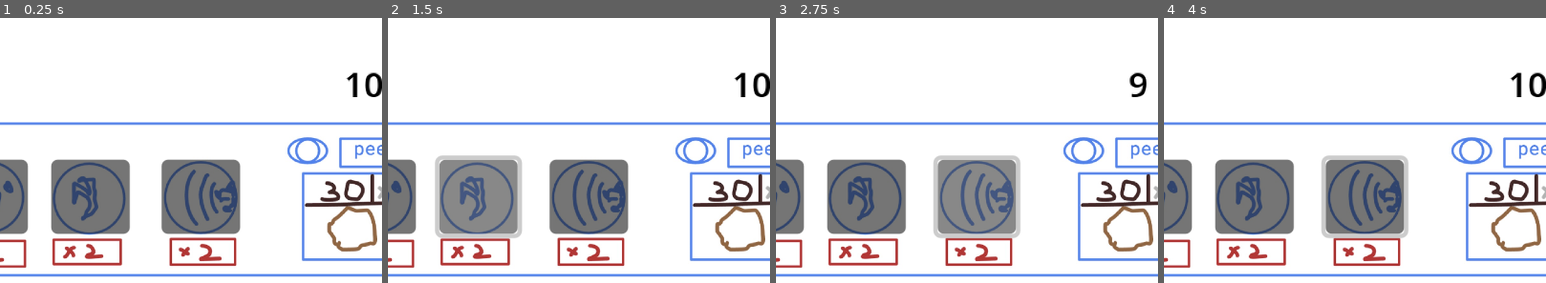
Above: before the commit, frames 1-4 (left to right).
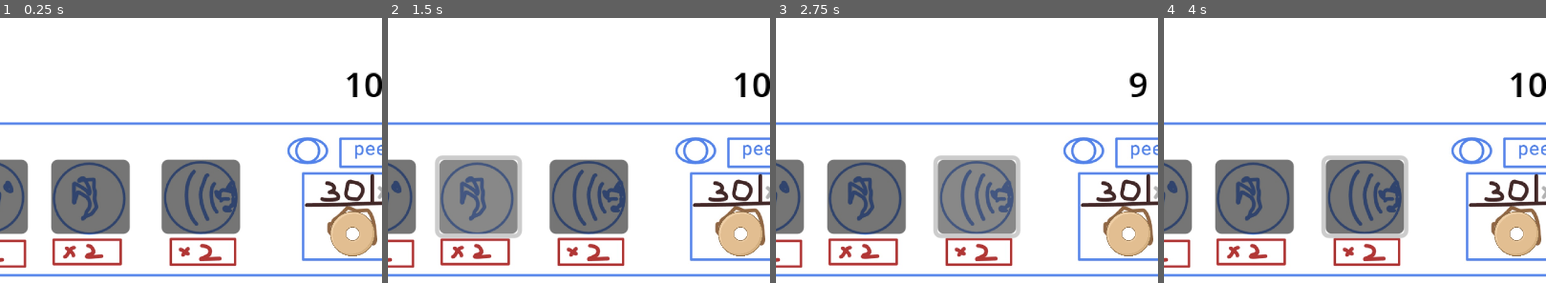
Above: after the commit, the same moments.

Repository: Sooshimi/golden-biscuit
Game: Godot game, scene res://scenes/battle_screen.tscn
Two runs of this game, one before a commit and one after it. Both use one fixed random seed, a clock stepped at 60 frames per second and the inputs below.
Inputs (mouse positions are % of the whole screen's width and height, from its top left):
- Up to frame 1 (0.25 s): no input
- Up to frame 2 (1.5 s): click (25, 84) at 0.5 s; click (38, 84) at 1.25 s
- Up to frame 3 (2.75 s): click (53, 84) at 2 s
- Up to frame 4 (4 s): tap Enter at 2.75 s; move the mouse to (72, 47) at 2.77 s; hold Right (right) 2.78-3.53 s; click (72, 47) at 2.85 s; tap Space at 3.5 s; move the mouse to (30, 61) at 3.52 s; hold Down (down) from 3.53 s (still down); click (30, 61) at 3.6 s
The pictures show only the part of the screen within x 27-77%, y 50-100%; the shares and areas given below are measured in that part.

The runs differ from the first frame. In frame 1, 1.4% of the frame differs, in the area x 86-98%, y 73-90%; in frame 2, 1.4%; in frame 3, 1.4%; in frame 4, 1.4%.

Commit message:
Add draggable and throwable cookie object to battle screen
Introduces a new Cookie scene with a donut sprite, physics, and input handling for drag-and-throw interaction. Updates battle_screen.tscn to include the Cookie instance and a bet area with collision detection. Adds input mapping for left mouse click in project settings.

Diff:
--- a/project.godot
+++ b/project.godot
@@ -62,6 +62,11 @@
 , Object(InputEventKey,"resource_local_to_scene":false,"resource_name":"","device":-1,"window_id":0,"alt_pressed":false …(183 unchanged characters)…
 ]
 }
+left_click={
+"deadzone": 0.2,
+"events": [Object(InputEventMouseButton,"resource_local_to_scene":false,"resource_name":"","device":-1,"window_id":0,"alt_pressed":false,"shift_pressed":false,"ctrl_pressed":false,"meta_pressed":false,"button_mask":0,"position":Vector2(0, 0),"global_position":Vector2(0, 0),"factor":1.0,"button_index":1,"canceled":false,"pressed":false,"double_click":false,"script":null)
+]
+}
 
 [rendering]
 
--- a/scenes/battle_screen.tscn
+++ b/scenes/battle_screen.tscn
@@ -1,7 +1,11 @@
-[gd_scene load_steps=3 format=3 uid="uid://brayl5720tpcc"]
+[gd_scene load_steps=5 format=3 uid="uid://brayl5720tpcc"]
 
 [ext_resource type="Texture2D" uid="uid://u6fdd60yqtvp" path="res://assets/background_placeholder.jpg" id="1_441kk"]
 [ext_resource type="Script" uid="uid://bqrq0kk8352e" path="res://scripts/battle_screen.gd" id="1_jkca0"]
+[ext_resource type="PackedScene" uid="uid://fc4yacs1tuot" path="res://scenes/cookie.tscn" id="3_y5my5"]
+
+[sub_resource type="RectangleShape2D" id="RectangleShape2D_jkca0"]
+size = Vector2(261, 103)
 
 [node name="Battle Screen" type="Node2D"]
 script = ExtResource("1_jkca0")
@@ -20,6 +24,14 @@
 texture = ExtResource("1_441kk")
 expand_mode = 1
 stretch_mode = 4
+
+[node name="bet_area" type="Node2D" parent="."]
+
+[node name="Area2D" type="Area2D" parent="bet_area"]
+
+[node name="CollisionShape2D" type="CollisionShape2D" parent="bet_area/Area2D"]
+position = Vector2(180.5, 175.5)
+shape = SubResource("RectangleShape2D_jkca0")
 
 [node name="CanvasLayer" type="CanvasLayer" parent="."]
 
@@ -50,6 +62,9 @@
 text = "0"
 horizontal_alignment = 1
 
+[node name="Cookie" parent="." instance=ExtResource("3_y5my5")]
+position = Vector2(262, 272)
+
 [connection signal="pressed" from="CanvasLayer/paw_button" to="." method="_on_paw_button_pressed"]
 [connection signal="pressed" from="CanvasLayer/claw_button" to="." method="_on_claw_button_pressed"]
 [connection signal="pressed" from="CanvasLayer/roar_button" to="." method="_on_roar_button_pressed"]
--- /dev/null
+++ b/scenes/cookie.tscn
@@ -0,0 +1,25 @@
+[gd_scene load_steps=4 format=3 uid="uid://fc4yacs1tuot"]
+
+[ext_resource type="Texture2D" uid="uid://ccxjrnt2xthw4" path="res://assets/donut.png" id="1_i5c4t"]
+[ext_resource type="Script" uid="uid://eff2113j5yd6" path="res://scripts/cookie.gd" id="1_yys3m"]
+
+[sub_resource type="CircleShape2D" id="CircleShape2D_i5c4t"]
+radius = 11.0
+
+[node name="Cookie" type="RigidBody2D"]
+gravity_scale = 0.0
+script = ExtResource("1_yys3m")
+
+[node name="Sprite2D" type="Sprite2D" parent="."]
+scale = Vector2(0.08, 0.08)
+texture = ExtResource("1_i5c4t")
+
+[node name="CollisionShape2D" type="CollisionShape2D" parent="."]
+shape = SubResource("CircleShape2D_i5c4t")
+
+[node name="Area2D" type="Area2D" parent="."]
+
+[node name="CollisionShape2D2" type="CollisionShape2D" parent="Area2D"]
+shape = SubResource("CircleShape2D_i5c4t")
+
+[connection signal="input_event" from="Area2D" to="." method="_on_area_2d_input_event"]
--- /dev/null
+++ b/scripts/cookie.gd
@@ -0,0 +1,24 @@
+extends RigidBody2D
+
+var follow_speed := 25
+var selected := false
+var throw_velocity := Vector2.ZERO
+var throw_velocity_reduce := 3
+
+func _ready() -> void:
+	linear_damp = 5.0
+
+func _on_area_2d_input_event(viewport, event, shape_idx) -> void:
+	if Input.is_action_just_pressed("left_click"):
+		selected = true
+
+func _physics_process(delta) -> void:
+	if selected:
+		global_position = lerp(global_position, get_global_mouse_position(), delta * follow_speed)
+		throw_velocity = Input.get_last_mouse_velocity()
+
+func _input(event) -> void:
+	if event is InputEventMouseButton:
+		if selected and event.button_index == MOUSE_BUTTON_LEFT and not event.pressed:
+			selected = false
+			linear_velocity = throw_velocity / throw_velocity_reduce
Binary file added: assets/donut.png
Not shown, added: assets/donut.png.import
Not shown, added: scripts/cookie.gd.uid
